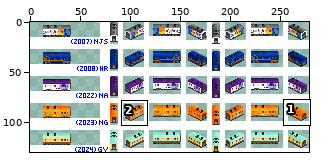
One commit to this sprite sheet: src/wagon/Generatar/Generatar_Real/Generatar_Real_Stream_lined/Generatar_Real_Stream_lined_32bpp.png. Above: a wide view before the commit, with the close-up outlined.
Close-up. Before:
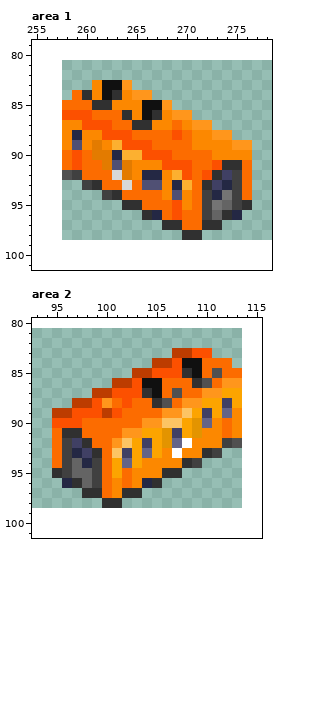
The file is 279x130 pixels. Colours within 5 levels of each other are drawn and written as one. Shown: area 1: x 255..278, y 79..101; area 2: x 93..115, y 80..101. The commit also changed other parts of the picture, which this record leaves out.
Once edited:
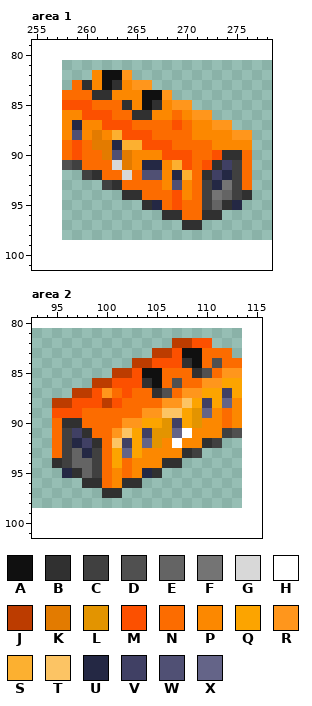
Palette (. is transparent): A #101010  B #303030  C #404040  D #505050  E #646464  F #747474  G #d8d8d8  H #ffffff  J #bc3c00  K #e37b00  L #e39400  M #fc5000  N #fc6c00  P #fc8800  Q #fca400  R #ff961c  S #fcb030  T #fcc464  U #242844  V #404064  W #505074  X #646488
Difference:
Changed rows in their new state; - is an unchanged pixel.
Area 1:
first column x 258:
 82 ---PAAR------------
 83 -NB--BPRR----------
 84 N-NBBP-PAAR--------
 85 MMMNNNB--BPRR------
 86 PP-MM-NBBP-NPRR----
 87 -UPP-MMNNNNMNPPRR--
 88 -W-KPS-MM--N---PPRR
 89 NMN-KUSS-MM--NN--PP
 90 ---N-WKPPP-MM--MBBN
 91 DC--NG--UUPS--MBVC-
 92 ..CB-NGNWW-US-BVU--
 93 --..CBN-NN-WP-CUF--
 94 ----..BB--NM---FE-B
 95 ------..BU--N--EBU.
 96 --------..BB--BB..-
 97 ----------..BB..---
 98 ------------..-----
Area 2:
first column x 95:
 82 ------------JJMM---
 83 ----------JJMAANNN-
 84 --------JJMM-B--D-N
 85 ------JJMAANNNBDNRR
 86 ----JJMM-B--D-NRRQQ
 87 --JJMRN-NNBDNRRQQV-
 88 JJMM-JMN--NRRTQV-XP
 89 MM-NNNN--RRTTQLXPN-
 90 NBB----RRQQLV--P---
 91 -CVB--RTQVL-XHP--CD
 92 --UVB-TV-XLPHP-BC..
 93 --EUC-QX-PP-PBC..--
 94 B--E---NP--BB..----
 95 .UB---P--UB..------
 96 -..BB--BB..--------
 97 ---..BB..----------
 98 -----..------------
